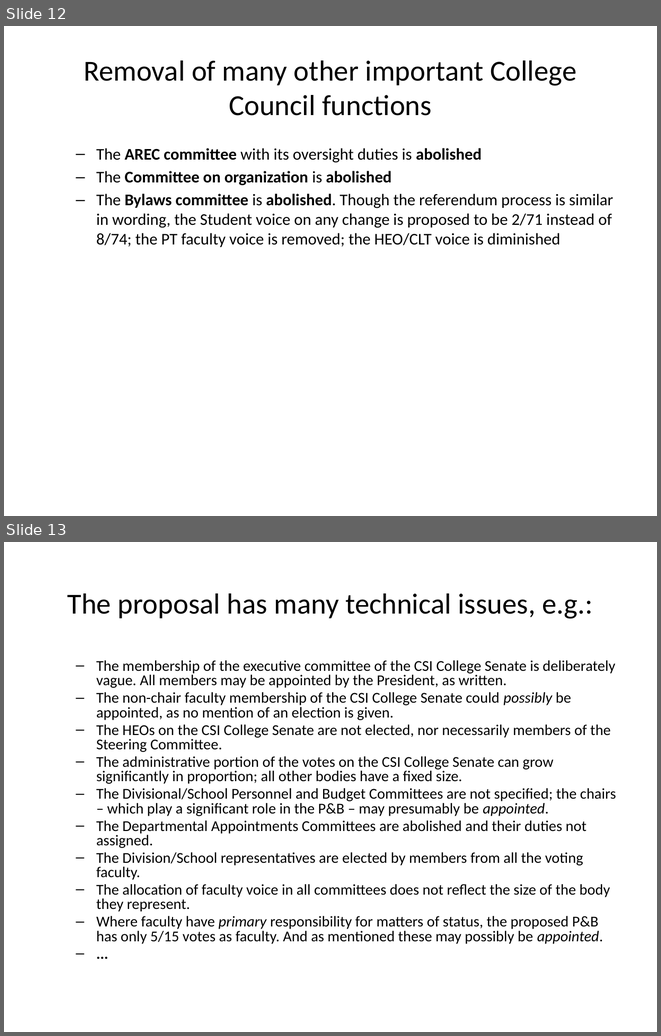
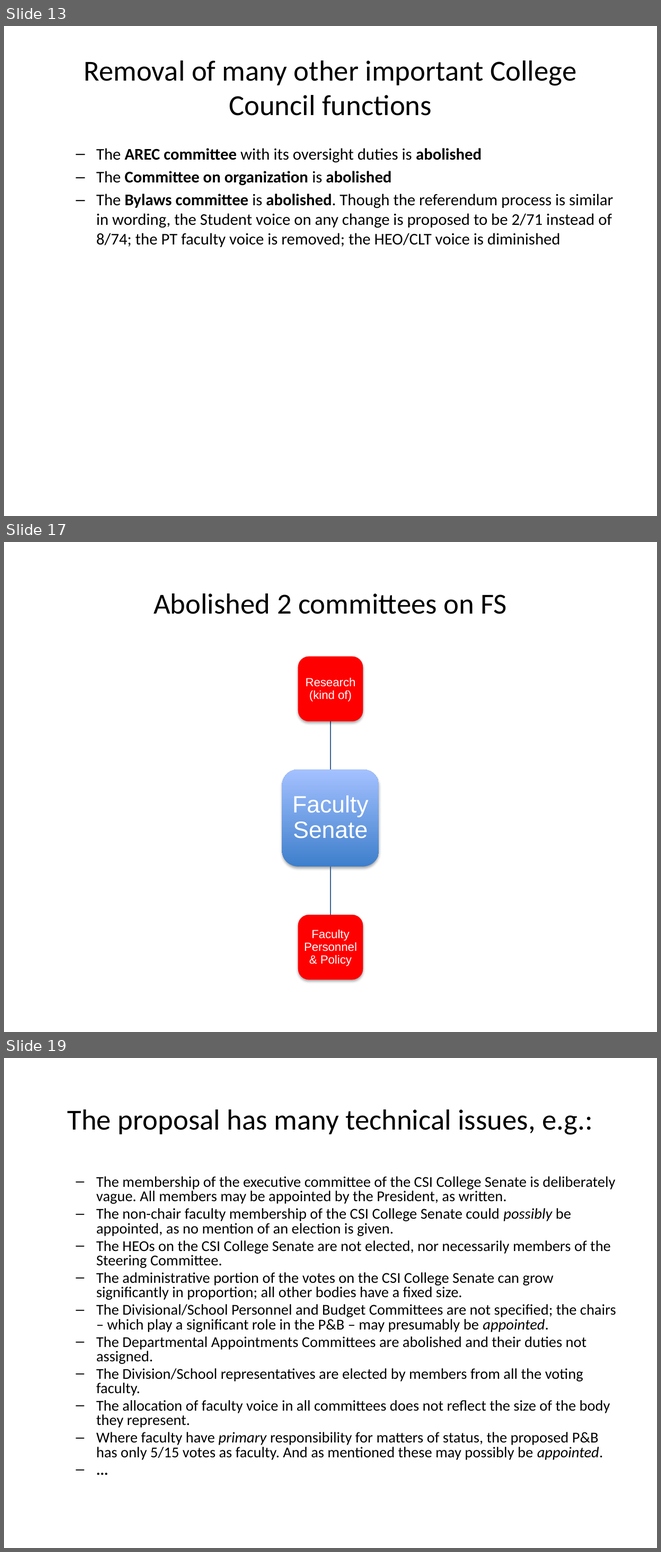
Before and after one commit to csi-covid19/csi-covid19.github.io, a slide deck: CCFS/Mar-SpecialMeeting/Proposed-changes.pptx. Shown one above the other, each under a label of ours: slides 12 and 13 before the commit, slides 13, 17 and 19 after it; the slides between them are not shown. The pictures are 661x1036 and 661x1552 pixels, drawn with LibreOffice and Linux fonts; fonts in the diff are those of the drawing. Boxes give left, top, right and bottom in pixels: in the first picture for what was removed or moved away, otherwise in the second. Text is boxed around its words. In the diff, an @@ line names an element or a change of style, - is before the commit and + after.

```diff
--- a/CCFS/Mar-SpecialMeeting/Proposed-changes.pptx
+++ b/CCFS/Mar-SpecialMeeting/Proposed-changes.pptx
@@ slide 17 added at (4, 542, 657, 1032), background #FFFFFF @@
@@ title added at (153, 593, 507, 614), 32 pt, text #000000 @@
+Abolished 2 committees on FS
@@ group added at (282, 656, 379, 979): 3 rounded rectangles, 3 texts, 2 freeform shapes @@
+Faculty Senate
+Research (kind of)
+Faculty Personnel & Policy
@@ what was slide 12 is now slide 13 @@
@@ what was slide 13 is now slide 19 @@
```
Also in this commit, not shown: 5 other slides added.
